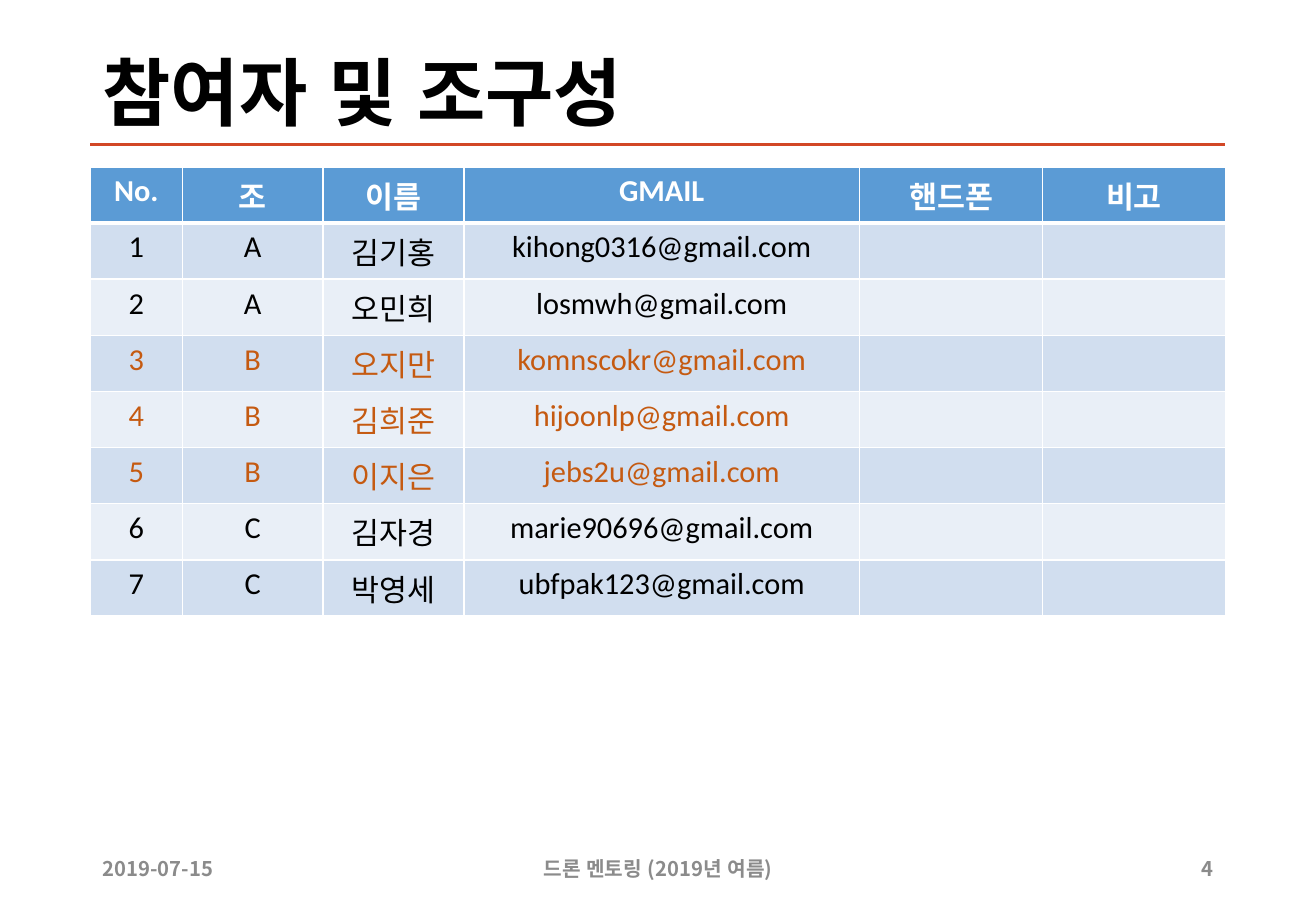
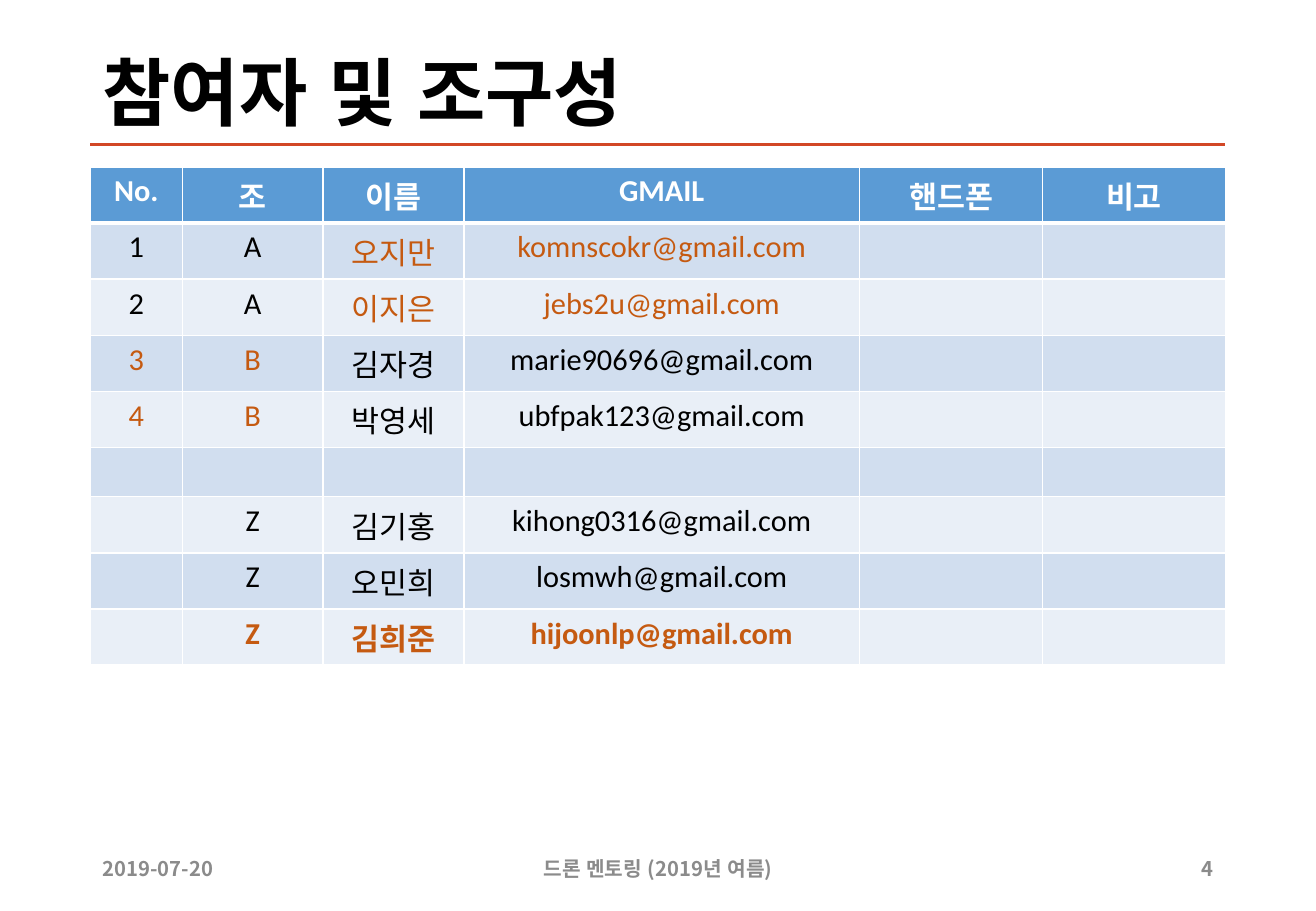
Before and after one commit to sunabove/drone_mentoring, a slide deck: slide 4 of 100 드론 멘토링 과정 계획 V1.1.pptx. Drawn at 1316x911 pixels with LibreOffice and Linux fonts; fonts in the diff are those of the drawing. Boxes give left, top, right and bottom in pixels: in the first picture for what was removed or moved away, otherwise in the second. Text is boxed around its words. In the diff, an @@ line names an element or a change of style, - is before the commit and + after.

```diff
--- a/100 드론 멘토링 과정 계획 V1.1.pptx
+++ b/100 드론 멘토링 과정 계획 V1.1.pptx
@@ table at (90,166,1227,657) @@
-row 2: 1 | A | 김기홍 | kihong0316@gmail.com |  | 
-row 3: 2 | A | 오민희 | losmwh@gmail.com |  | 
-row 4: 3 | B | 오지만 | komnscokr@gmail.com |  | 
-row 5: 4 | B | 김희준 | hijoonlp@gmail.com |  | 
-row 6: 5 | B | 이지은 | jebs2u@gmail.com |  | 
-row 7: 6 | C | 김자경 | marie90696@gmail.com |  | 
-row 8: 7 | C | 박영세 | ubfpak123@gmail.com |  | 
+row 2: 1 | A | 오지만 | komnscokr@gmail.com |  | 
+row 3: 2 | A | 이지은 | jebs2u@gmail.com |  | 
+row 4: 3 | B | 김자경 | marie90696@gmail.com |  | 
+row 5: 4 | B | 박영세 | ubfpak123@gmail.com |  | 
+row 6:  |  |  |  |  | 
+row 7:  | Z | 김기홍 | kihong0316@gmail.com |  | 
+row 8:  | Z | 오민희 | losmwh@gmail.com |  | 
+row 9:  | Z | 김희준 | hijoonlp@gmail.com |  | 
@@ text at (103,861,213,876): text changed @@
-2019-07-15
+2019-07-20
```
Also in this commit, not shown: 5 other slides changed, 34 other files.
